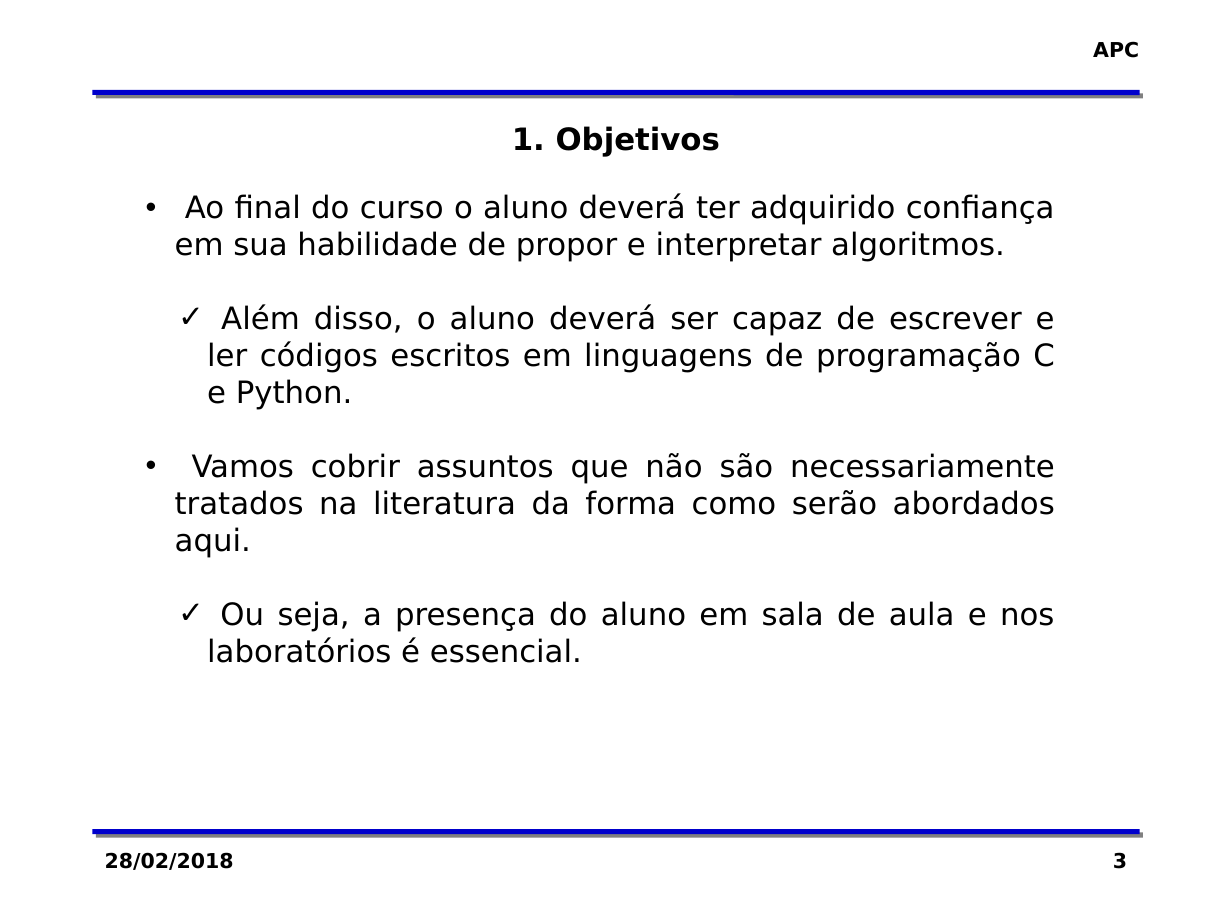
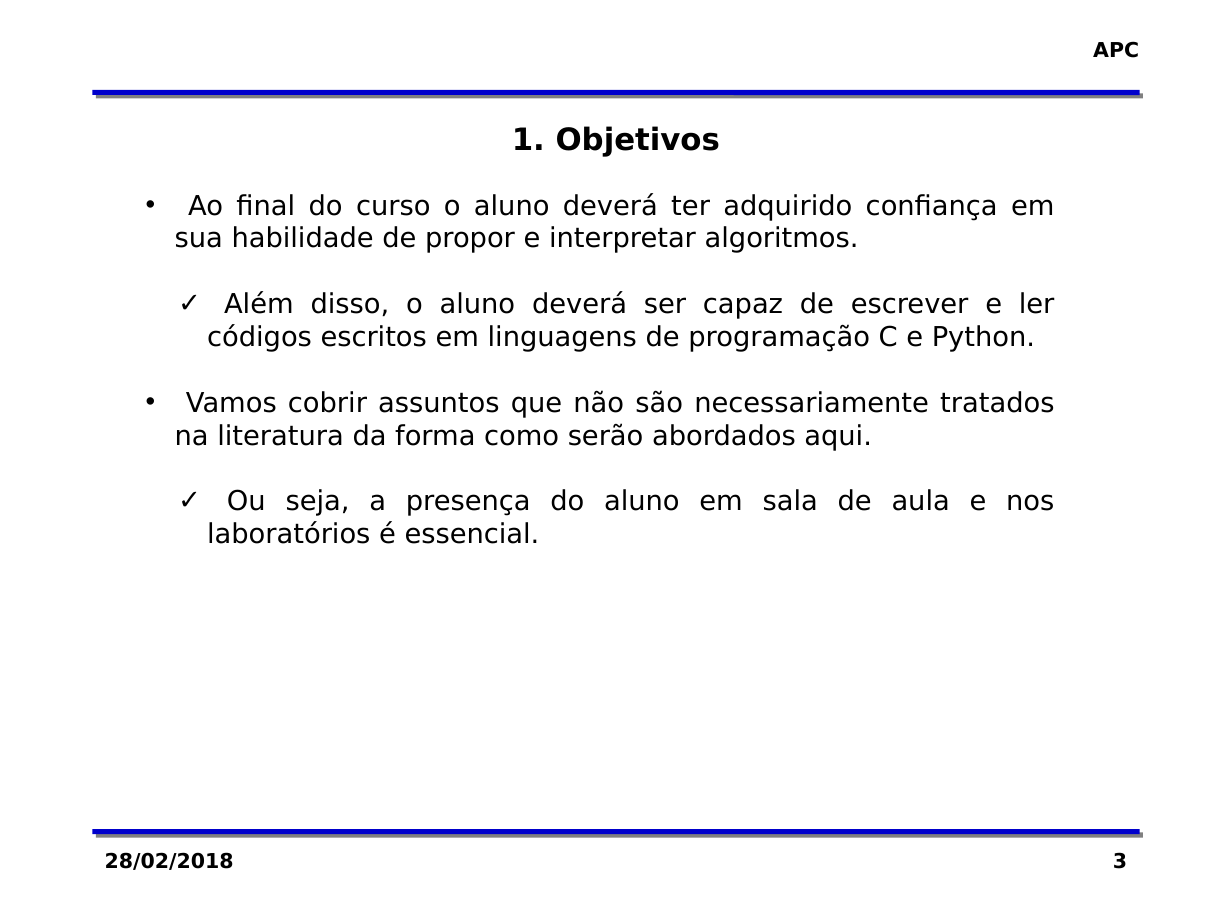
Before and after one commit to zaghetto/Algoritmos, a slide deck: slide 3 of MÓDULOS DE AULA/Módulo 00 - Apresentação da Disciplina_GERAL.pptx. Drawn at 1232x924 pixels with LibreOffice and Linux fonts; fonts in the diff are those of the drawing; background and template pictures are left out. Boxes give left, top, right and bottom in pixels: in the first picture for what was removed or moved away, otherwise in the second. Text is boxed around its words. In the diff, an @@ line names an element or a change of style, - is before the commit and + after.

```diff
--- a/MÓDULOS DE AULA/Módulo 00 - Apresentação da Disciplina_GERAL.pptx
+++ b/MÓDULOS DE AULA/Módulo 00 - Apresentação da Disciplina_GERAL.pptx
@@ text "Ao final do curso o ..." at [175, 193, 1055, 544]: size 18 to 16 pt @@
```
Also in this commit, not shown: 6 other slides changed, 2 slides removed.
